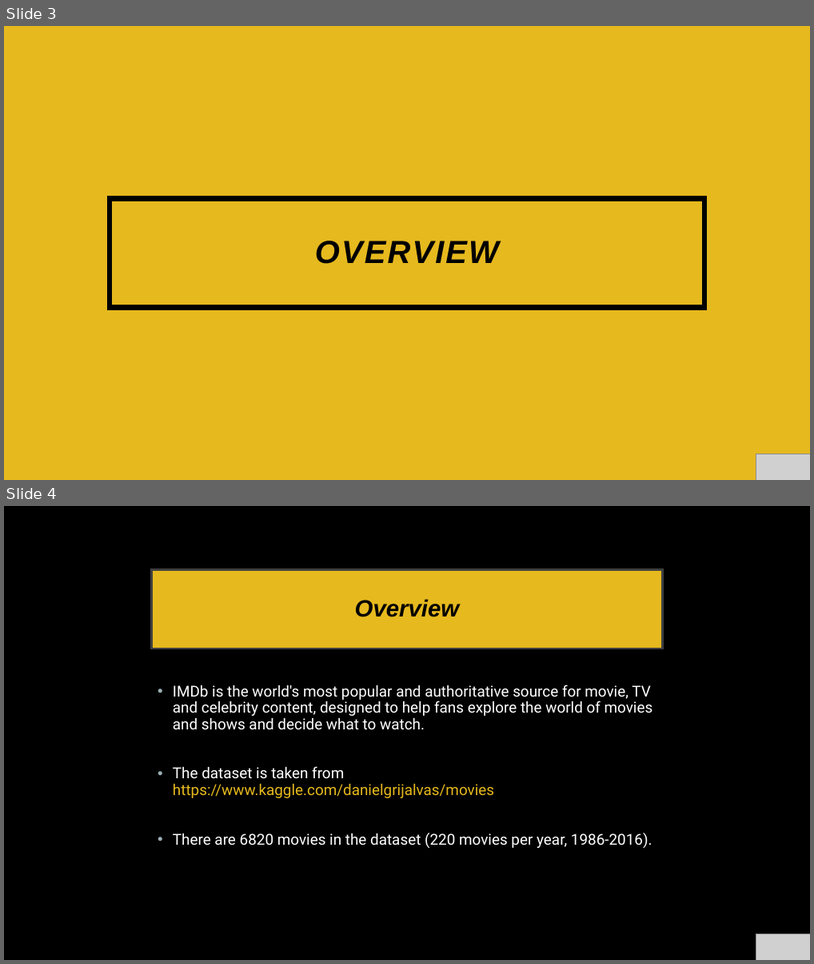
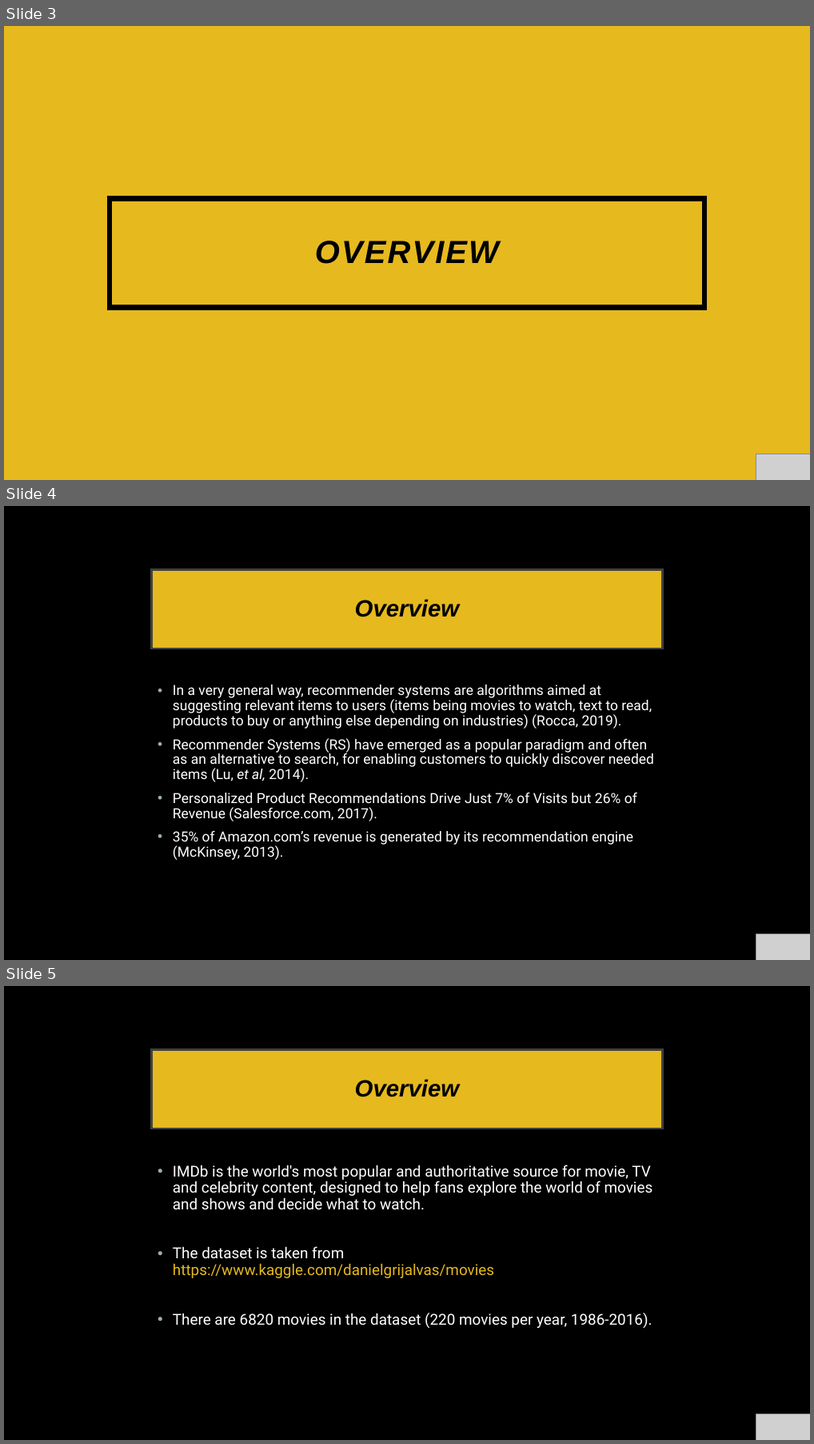
Before and after one commit to dimadnan/final_project, a slide deck: Final_Project.pptx. Shown one above the other, each under a label of ours: slides 3 and 4 before the commit, slides 3, 4 and 5 after it. The pictures are 814x964 and 814x1444 pixels, drawn with LibreOffice and Linux fonts; fonts in the diff are those of the drawing; grey boxes stand for pictures. Boxes give left, top, right and bottom in pixels: in the first picture for what was removed or moved away, otherwise in the second. Text is boxed around its words. In the diff, an @@ line names an element or a change of style, - is before the commit and + after.

```diff
--- a/Final_Project.pptx
+++ b/Final_Project.pptx
@@ slide 4 added at [4,506,810,960], background #000000 @@
@@ title added at [152,569,662,648], fill #E6B91E, outline #404040 2.5 pt, 28 pt, text #000000, bold, italic @@
+Overview
@@ text added at [173,684,654,860], 16.6 pt, text #FFFFFF @@
+• In a very general way, recommender systems are algorithms aimed at suggesting relevant items to users (items being movies to watch, text to read, products to buy or anything else depending on industries) (Rocca, 2019).
+• Recommender Systems (RS) have emerged as a popular paradigm and often as an alternative to search, for enabling customers to quickly discover needed items (Lu, et al, 2014).
+• Personalized Product Recommendations Drive Just 7% of Visits but 26% of Revenue (Salesforce.com, 2017).
+• 35% of Amazon.com’s revenue is generated by its recommendation engine (McKinsey, 2013).
@@ picture added at [757,934,810,960] @@
@@ what was slide 4 is now slide 5 @@
```
Also in this commit, not shown: 5 slides changed, 3 other files.
